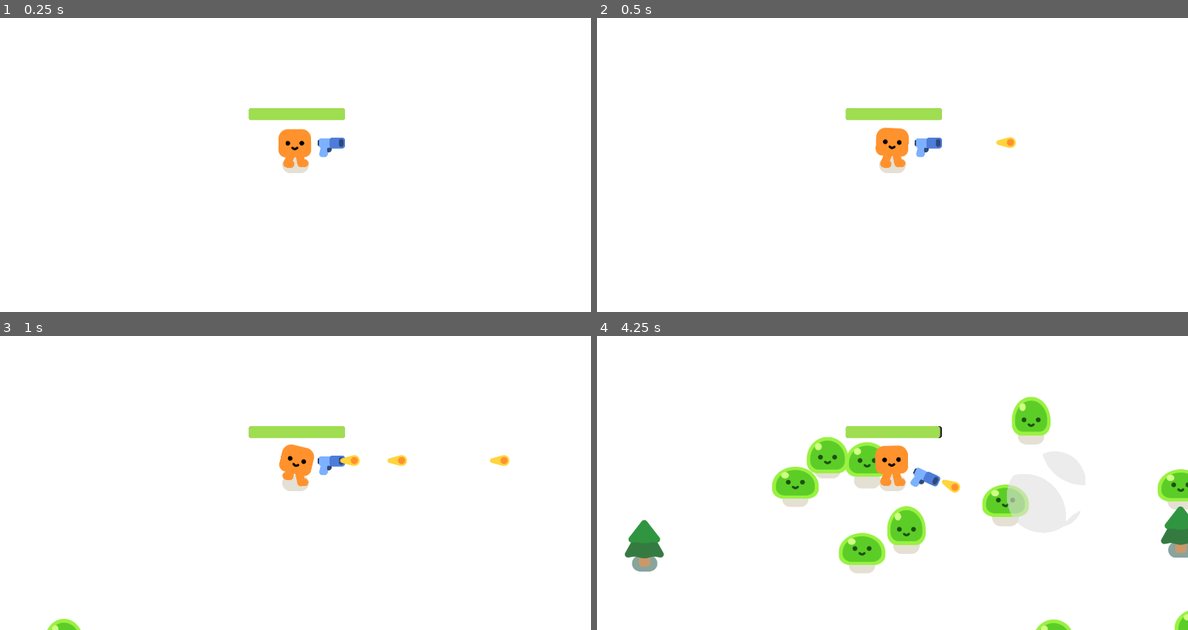
Above: before the commit, frames 1-4 (two rows, left to right).
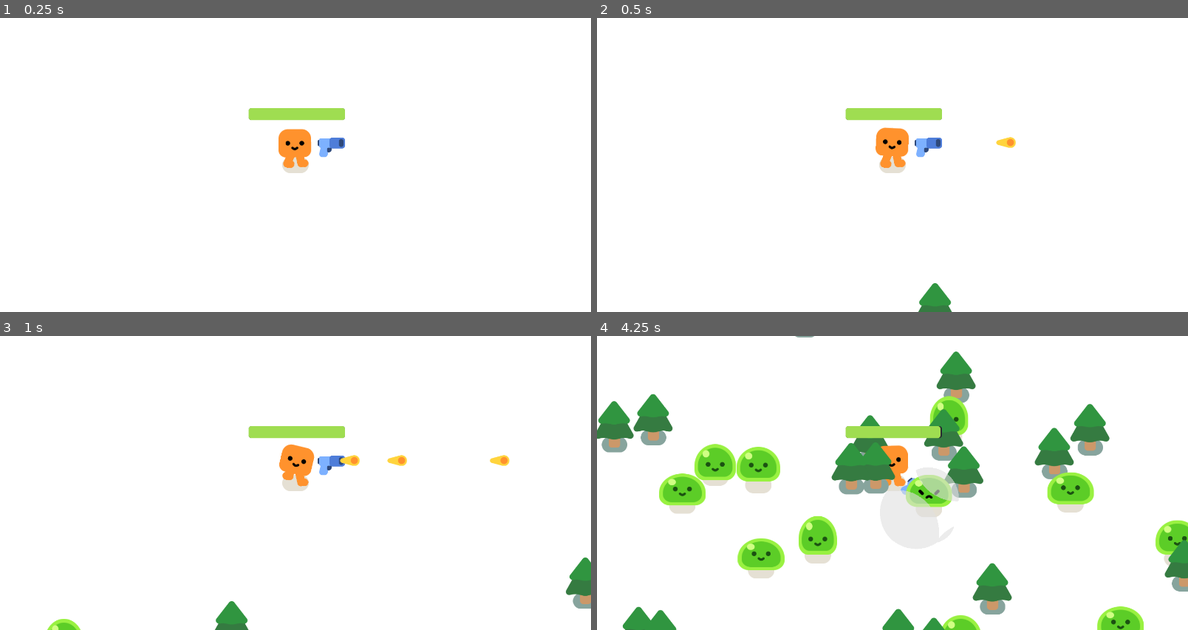
Above: after the commit, the same moments.

Repository: arad991/topdown_shooter_2d
Game: Godot game, scene res://survivors_game.tscn
The game is run twice, just before and just after one commit, with the same random seed, the same clock (stepped at 60 frames per second) and the same inputs.
Inputs:
- Up to frame 1 (0.25 s): no input
- Up to frame 2 (0.5 s): no input
- Up to frame 3 (1 s): hold D (move_right) from 0.53 s (still down)
- Up to frame 4 (4.25 s): release D (move_right) at 1.28 s; hold S (move_down) 1.28-2.03 s; hold D (move_right) 2.03-2.78 s; hold W (move_up) 2.78-3.53 s; hold A (move_left) from 3.53 s (still down)

Frame 1 is identical in both runs. In frame 2, 0.4% of the frame differs, in the area x 54-61%, y 90-100%; in frame 3, 0.9%; in frame 4, 23%, in the area x 0-100%, y 0-100%.

Commit message:
fixed a bug where the gun aim was stuck

Diff:
--- a/gun.gd
+++ b/gun.gd
@@ -2,10 +2,25 @@
 
 
 func _physics_process(delta: float) -> void:
+	#var enemies_in_range = get_overlapping_bodies()
+	#if enemies_in_range.size() > 0:
+		#var target_enemy = enemies_in_range[0]
+		#look_at(target_enemy.global_position)
+
 	var enemies_in_range = get_overlapping_bodies()
 	if enemies_in_range.size() > 0:
-		var target_enemy = enemies_in_range[0]
-		look_at(target_enemy.global_position)
+		var closest_enemy_distance = INF
+		var closest_enemy = null
+
+		for enemy in enemies_in_range:
+			var distance_to_enemy = enemy.global_position.distance_to(global_position)
+			if distance_to_enemy < closest_enemy_distance:
+				closest_enemy_distance = distance_to_enemy
+				closest_enemy = enemy
+
+		if closest_enemy:
+			look_at(closest_enemy.global_position)
+
 
 
 func shoot():
--- a/gun.tscn
+++ b/gun.tscn
@@ -9,6 +9,7 @@
 [node name="Gun" type="Area2D"]
 collision_layer = 0
 collision_mask = 2
+input_pickable = false
 script = ExtResource("1_ptbya")
 
 [node name="CollisionShape2D" type="CollisionShape2D" parent="."]
--- /dev/null
+++ b/pine_tree.gd
@@ -0,0 +1,5 @@
+extends StaticBody2D
+
+
+func is_tree():
+	return true
--- a/pine_tree.tscn
+++ b/pine_tree.tscn
@@ -1,12 +1,14 @@
-[gd_scene load_steps=4 format=3 uid="uid://ddbolsr7opvos"]
+[gd_scene load_steps=5 format=3 uid="uid://ddbolsr7opvos"]
 
 [ext_resource type="Texture2D" uid="uid://b7rhtttevhxtj" path="res://characters/ground_shadow.png" id="1_1puon"]
+[ext_resource type="Script" path="res://pine_tree.gd" id="1_k36x7"]
 [ext_resource type="Texture2D" uid="uid://caqfk2xng5v5u" path="res://trees/pine_tree.png" id="2_poqlf"]
 
 [sub_resource type="CircleShape2D" id="CircleShape2D_l1cl3"]
 radius = 17.0294
 
 [node name="PineTree" type="StaticBody2D"]
+script = ExtResource("1_k36x7")
 
 [node name="GroundShadow" type="Sprite2D" parent="."]
 modulate = Color(0.529839, 0.642007, 0.616587, 1)
--- a/player.gd
+++ b/player.gd
@@ -3,6 +3,7 @@
 signal health_depleted
 
 var health = 100.0
+const PLAYER_SPEED = 600.0
 
 func _process(delta: float) -> void:
 	if velocity.length() > 0.0:
@@ -13,12 +14,12 @@
 
 func _physics_process(delta: float) -> void:
 	var direction = Input.get_vector("move_left","move_right","move_up",'move_down')
-	velocity = direction * 600.0
+	velocity = direction * PLAYER_SPEED
 	move_and_slide()
 
 	const DAMAGE_RATE = 5.0
 	var overlapping_mobs = %HurtBox.get_overlapping_bodies()
-	if overlapping_mobs.size() > 0:
+	if overlapping_mobs.size() > 0: # if there are mobs colloding with the player
 		health -= DAMAGE_RATE * overlapping_mobs.size() * delta
 		%ProgressBar.value = health
 	if health <= 0.0:
--- a/player.tscn
+++ b/player.tscn
@@ -5,10 +5,10 @@
 [ext_resource type="PackedScene" uid="uid://0e8xogo0sntl" path="res://gun.tscn" id="3_uettv"]
 
 [sub_resource type="CircleShape2D" id="CircleShape2D_0od0o"]
-radius = 30.0167
+radius = 44.0114
 
 [sub_resource type="CircleShape2D" id="CircleShape2D_d23b1"]
-radius = 37.054
+radius = 58.0345
 
 [sub_resource type="StyleBoxFlat" id="StyleBoxFlat_hiv36"]
 bg_color = Color(0.152941, 0.168627, 0.188235, 1)
@@ -33,6 +33,7 @@
 unique_name_in_owner = true
 
 [node name="CollisionShape2D" type="CollisionShape2D" parent="."]
+position = Vector2(0, -40)
 shape = SubResource("CircleShape2D_0od0o")
 
 [node name="Camera2D" type="Camera2D" parent="."]
@@ -46,6 +47,7 @@
 collision_mask = 2
 
 [node name="CollisionShape2D" type="CollisionShape2D" parent="HurtBox"]
+position = Vector2(0, -27)
 shape = SubResource("CircleShape2D_d23b1")
 debug_color = Color(0.828364, 0.377644, 0.316754, 0.42)
 
--- a/survivors_game.gd
+++ b/survivors_game.gd
@@ -1,7 +1,8 @@
 extends Node2D
 
 var player
-
+const max_distance_tree_from_player_to_remove = 900
+var trees_count = 0
 func _ready() -> void:
 	# Unpause the scene after it's been paused on player's death
 	if get_tree().paused == true:
@@ -10,8 +11,17 @@
 
 
 func _process(delta: float) -> void:
-	if randf_range(0, 100) < 5:
+	if randf_range(0, 10) < 5:
 		spawn_tree()
+	# Check and remove distant trees
+	for child in get_children():
+		if child.has_method("is_tree") and child.is_tree(): # Making sure the child node is a pine_tree node
+			var distance = child.global_position.distance_to(player.global_position)
+			if distance > max_distance_tree_from_player_to_remove:
+				child.queue_free()
+				trees_count -= 1
+	#print("This game has " + str(trees_count) +" trees")
+
 
 func spawn_tree():
 	var pine_tree = preload("res://pine_tree.tscn")
@@ -31,11 +41,11 @@
 			continue
 		var new_tree = pine_tree.instantiate()
 		new_tree.global_position = Vector2(spawn_x, spawn_y)
-
 		# Check for collisions with existing objects
 		var collision = new_tree.move_and_collide(Vector2.ZERO)
 		if collision == null:
 			add_child(new_tree)
+			trees_count+=1
 			break
 		else:
 			new_tree.queue_free()
